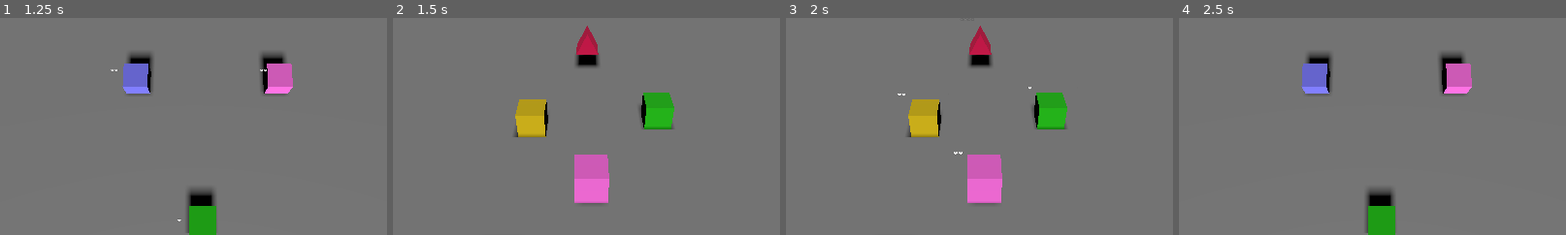
Above: before the commit, frames 1-4 (left to right).
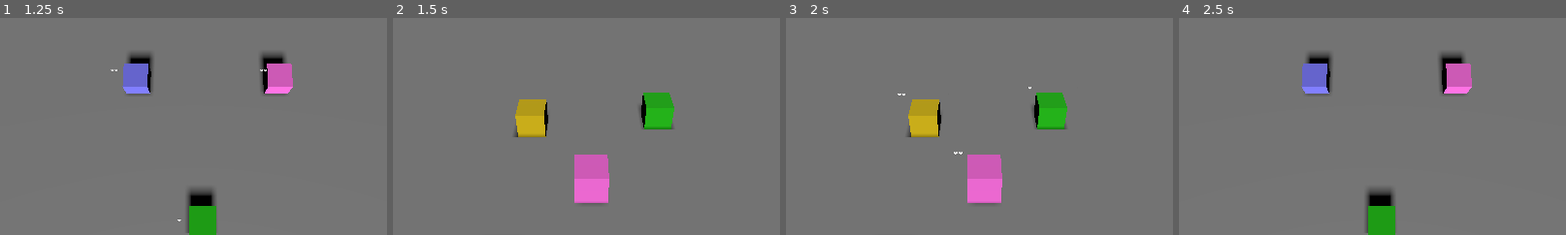
Above: after the commit, the same moments.

Repository: lazaromenezes/dungeon-explorer-godot
Game: Godot game, scene res://scenes/tavern/tavern.tscn
Two runs of this game, one before a commit and one after it. Both use one fixed random seed, a clock stepped at 60 frames per second and the inputs below.
Inputs:
- Up to frame 1 (1.25 s): click "Contratar" at 0.5 s
- Up to frame 2 (1.5 s): click "Entrar na Dungeon" at 1.25 s
- Up to frame 3 (2 s): no input
- Up to frame 4 (2.5 s): click "Fugir" at 2 s
The pictures show only the part of the screen within x 25-75%, y 31-81%; the shares and areas given below are measured in that part.

Frame 1 is identical in both runs. In frame 2, 0.8% of the frame differs, in the area x 47-54%, y 3-23%; in frame 3, 0.8%; in frame 4, nothing differs.

Commit message:
Refactor dragon phase and introduce Dragon class

Diff:
--- /dev/null
+++ b/scenes/characters/enemies/dragon/dragon.gd
@@ -0,0 +1,38 @@
+extends Enemy
+class_name Dragon
+
+signal alerted(awareness: int)
+
+var awareness: int = 0:
+	set(value):
+		awareness = value
+		alerted.emit(value)
+
+func _on_rolled(_item):
+	awareness += 1
+
+	if awareness >= 3:
+		stats.current_health = 3
+
+func _handle_input(_camera: Node, event: InputEvent, _position: Vector3,
+_normal: Vector3, _shape_idx: int):
+	if event.is_action_pressed("select_item") and stats.current_health > 0:
+		selected.emit(self)
+
+func take_damage():
+	stats.current_health -= 1
+
+func take_full_damage():
+	stats.current_health = 0
+	awareness = 0
+
+func is_alive():
+	return stats.current_health > 0
+
+func _on_health_changed(health: int):
+	if health == 0:
+		visible = false
+		awareness = 0
+
+func summon():
+	visible = true
--- a/scenes/characters/enemies/dragon/dragon.tres
+++ b/scenes/characters/enemies/dragon/dragon.tres
@@ -4,5 +4,6 @@
 
 [resource]
 script = ExtResource("1_hmb8l")
-current_health = 3
+current_health = 0
 max_health = 3
+race = 0
--- a/scenes/characters/enemies/dragon/dragon.tscn
+++ b/scenes/characters/enemies/dragon/dragon.tscn
@@ -1,10 +1,12 @@
-[gd_scene load_steps=4 format=3 uid="uid://dlhgghgtdi7id"]
+[gd_scene load_steps=5 format=3 uid="uid://dlhgghgtdi7id"]
 
 [ext_resource type="PackedScene" uid="uid://cihy5qq3wcdde" path="res://scenes/characters/enemies/enemy.tscn" id="1_pqafl"]
 [ext_resource type="Resource" uid="uid://mpbm5su6hy2e" path="res://scenes/characters/enemies/dragon/dragon.tres" id="2_lyayr"]
+[ext_resource type="Script" path="res://scenes/characters/enemies/dragon/dragon.gd" id="2_us5kb"]
 [ext_resource type="Material" uid="uid://c1nfkedbln4sc" path="res://materials/basic/red.tres" id="3_0txqm"]
 
 [node name="Dragon" instance=ExtResource("1_pqafl")]
+script = ExtResource("2_us5kb")
 stats = ExtResource("2_lyayr")
 
 [node name="MeshInstance3D" parent="StaticBody3D" index="1"]
--- a/scenes/dungeon/dungeon.gd
+++ b/scenes/dungeon/dungeon.gd
@@ -30,7 +30,6 @@
 
 func _initialize_state():
 	_dungeon_state = DungeonState.new(rollable_items)
-	_dungeon_state.dragon_alerted.connect(_on_dragon_alerted)
 	_dungeon_state.level_changed.connect(_on_level_changed)
 
 func _initialize_phases():
@@ -59,6 +58,8 @@
 	for enemy in $Enemies.get_children():
 		enemy.stats.current_health = 0
 		enemy.selected.connect(_on_selected)
+
+	$Dragon.alerted.connect(_on_dragon_alerted)
 
 func _start_dragon():
 	$Dragon.selected.connect(_on_dragon_selected)
--- a/scripts/game_logic/dungeon_state.gd
+++ b/scripts/game_logic/dungeon_state.gd
@@ -1,28 +1,28 @@
 extends RefCounted
 class_name DungeonState
 
-signal dragon_alerted(times: int)
 signal level_changed(level: int)
 
 var current_enemies: Array[Enemy]
-
-var dragon_awareness: int = 0:
-	set(value):
-		dragon_awareness = value
-		dragon_alerted.emit(dragon_awareness)
-
 var available_dungeon_items: Array[RollableItem]
+var dragon: Dragon
 
 var level: int = 0:
 	set(value):
 		level = value
 		level_changed.emit(level)
 
+var dragon_awareness: int = 0:
+	get:
+		return dragon.awareness
+
 func _init(dungeon_items: Array[RollableItem]):
 	available_dungeon_items = dungeon_items
 
 	for item in available_dungeon_items:
 		item.rolled.connect(_on_item_rolled)
+		if item is Dragon:
+			dragon = item
 
 func has_living_enemies():
 	return current_enemies.filter(_remove_dragon).any(_is_alive)
@@ -31,7 +31,7 @@
 	level += 1
 
 func _remove_dragon(e: Enemy):
-	return e.stats.race != GameConstants.Race.DRAGON
+	return not (e is Dragon)
 
 func _is_alive(e: Enemy):
 	return e.is_alive()
--- a/scripts/game_logic/turn_phases/dragon_phase.gd
+++ b/scripts/game_logic/turn_phases/dragon_phase.gd
@@ -6,15 +6,14 @@
 signal completed
 signal started(name: String)
 
-var _dungeon
+var _dungeon: DungeonState
 
-func _init(dungeon):
+func _init(dungeon: DungeonState):
 	_dungeon = dungeon
 
 func start():
 	if _dungeon.dragon_awareness >= 3:
-		_dungeon.dragon.visible = true
-		_dungeon.dragon.set_current_health(3)
+		_dungeon.dragon.summon()
 
 	started.emit(NAME)
 
@@ -25,7 +24,7 @@
 		complete()
 
 func complete():
-	if _dungeon.dragon_awareness >= 3:
-		_dungeon.dragon_awareness = 0
+#	if _dungeon.dragon_awareness >= 3:
+#		_dungeon.dragon_awareness = 0
 
 	completed.emit()
